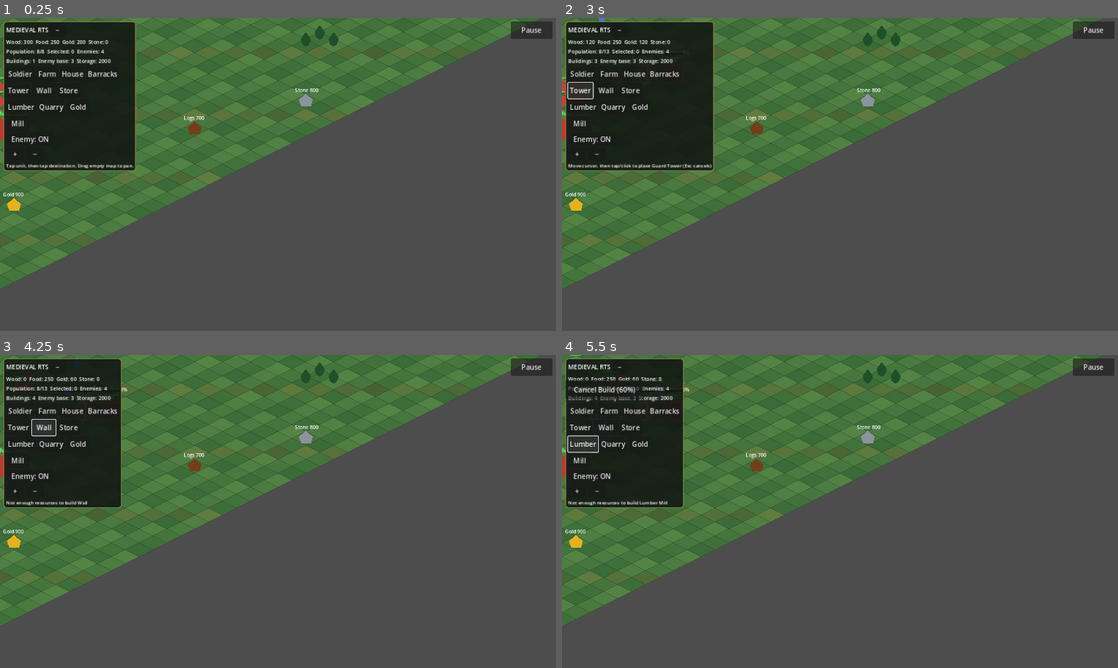
Above: before the commit, frames 1-4 (two rows, left to right).
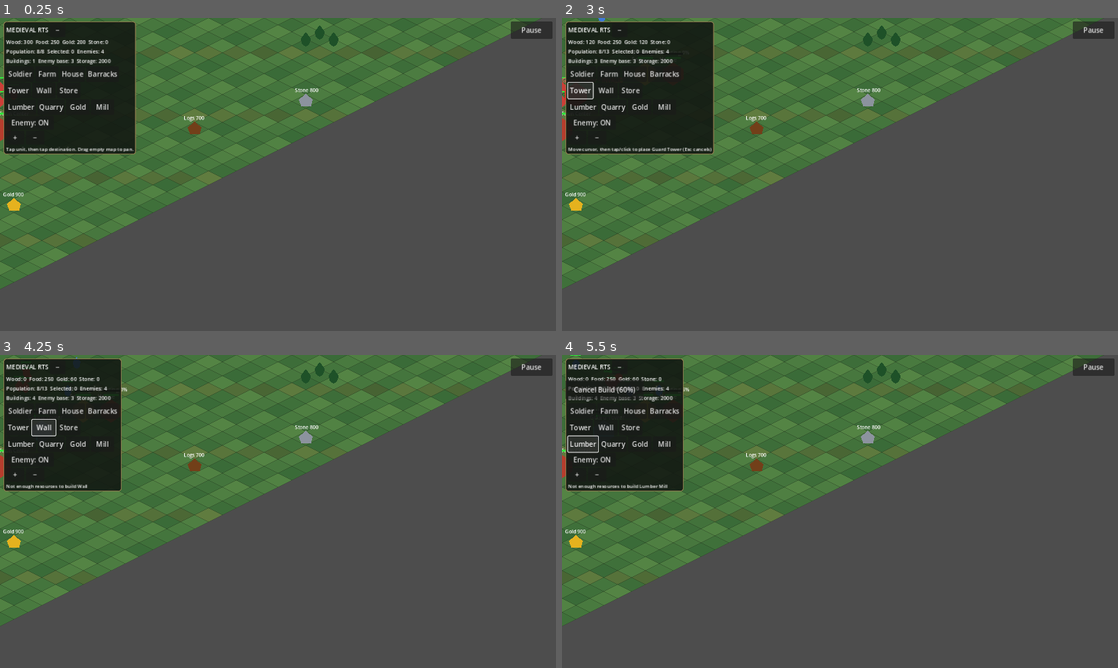
Above: after the commit, the same moments.

Repository: noub1234567-cmd/Medieval-RTS-Mobile
Game: Godot game, scene res://scenes/main.tscn
Same seed, same stepped clock (60 frames per second), same inputs: the game is played once before the commit and once after it.
Inputs:
- Up to frame 1 (0.25 s): no input
- Up to frame 2 (3 s): click "Farm" at 0.5 s; click "House" at 1.25 s; click "Barracks" at 2 s; click "Tower" at 2.75 s
- Up to frame 3 (4.25 s): click "Wall" at 3.5 s
- Up to frame 4 (5.5 s): click "Store" at 4.25 s; click "Lumber" at 5 s

The runs differ from the first frame. In frame 1, 1.7% of the frame differs, in the area x 0-25%, y 27-49%; in frame 2, 1.9%, in the area x 0-28%, y 27-49%; in frame 3, 1.5%; in frame 4, 1.5%.

Commit message:
Fix Mill button visibility on mobile HUD

Diff:
--- a/scripts/game.gd
+++ b/scripts/game.gd
@@ -493,22 +493,18 @@
 	second_building_row.add_theme_constant_override("separation",3)
 	v.add_child(second_building_row)
 	building_rows.append(second_building_row)
-	var fourth_building_row:=HBoxContainer.new()
-	fourth_building_row.add_theme_constant_override("separation",3)
-	v.add_child(fourth_building_row)
-	building_rows.append(fourth_building_row)
-	var building_names=["Farm","House","Barracks","Tower","Wall","Store","Lumber","Quarry","Gold","Mill"]
 	var third_building_row:=HBoxContainer.new()
 	third_building_row.add_theme_constant_override("separation",3)
 	v.add_child(third_building_row)
 	building_rows.append(third_building_row)
+	var building_names=["Farm","House","Barracks","Tower","Wall","Store","Lumber","Quarry","Gold","Mill"]
 	for i in range(building_names.size()):
 		var building_name=building_names[i]
 		var b:=Button.new()
 		b.text=building_name
 		b.custom_minimum_size=Vector2(54,36)
 		b.pressed.connect(func(): begin_placement("Guard Tower" if building_name=="Tower" else "Warehouse" if building_name=="Store" else "Lumber Mill" if building_name=="Lumber" else "Gold Mine" if building_name=="Gold" else "Mill" if building_name=="Mill" else building_name))
-		building_rows[0 if i<3 else 1 if i<6 else 2 if i<9 else 3].add_child(b)
+		building_rows[0 if i<3 else 1 if i<6 else 2].add_child(b)
 	var enemy_row:=HBoxContainer.new()
 	v.add_child(enemy_row)
 	enemy_toggle_button=Button.new()
